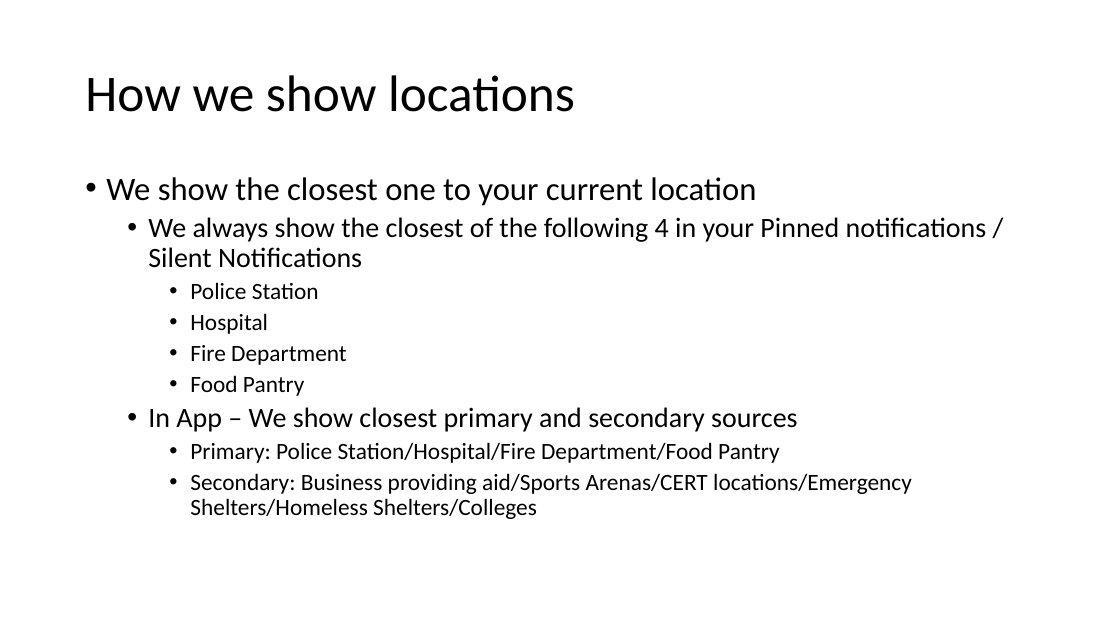
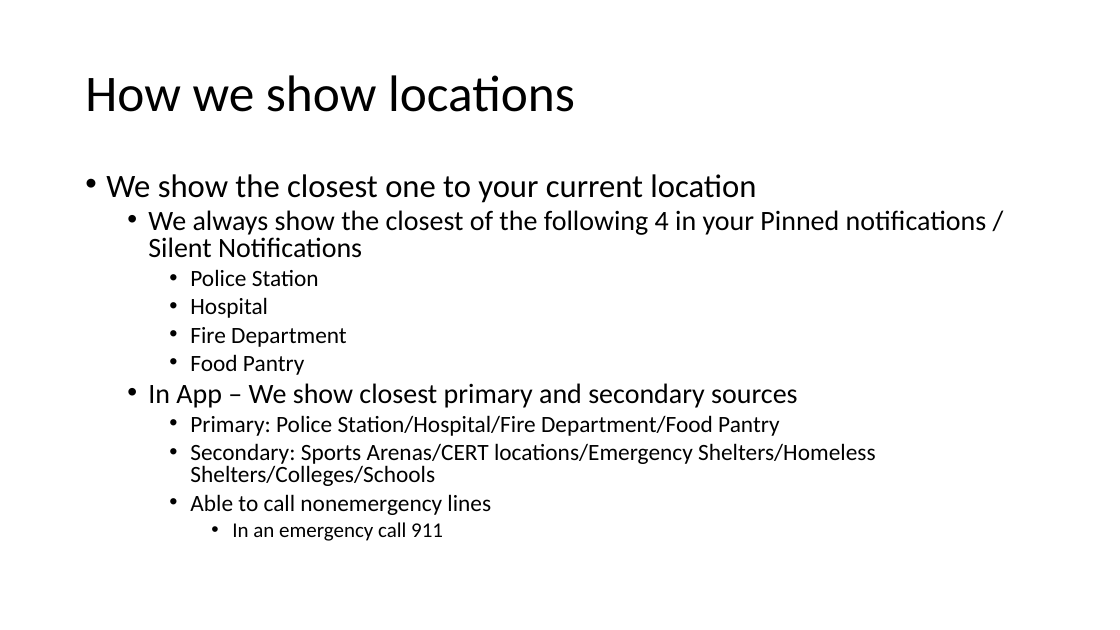
Before and after one commit to JohnPAguirre/SafetySeeds, a slide deck: slide 5 of SafetySeeds.pptx. Drawn at 1120x630 pixels with LibreOffice and Linux fonts; fonts in the diff are those of the drawing. Boxes give left, top, right and bottom in pixels: in the first picture for what was removed or moved away, otherwise in the second. Text is boxed around its words. In the diff, an @@ line names an element or a change of style, - is before the commit and + after.

```diff
--- a/SafetySeeds.pptx
+++ b/SafetySeeds.pptx
@@ text at [106,174,987,436]: line spacing 0.9 to 0.8 @@
@@ text at [190,443,876,541]: text changed @@
-    • Secondary: Business providing aid/Sports Arenas/CERT locations/Emergency Shelters/Homeless Shelters/Colleges
+    • Secondary: Sports Arenas/CERT locations/Emergency Shelters/Homeless Shelters/Colleges/Schools
+    • Able to call nonemergency lines
+      • In an emergency call 911
```
Also in this commit, not shown: 4 other slides changed.
